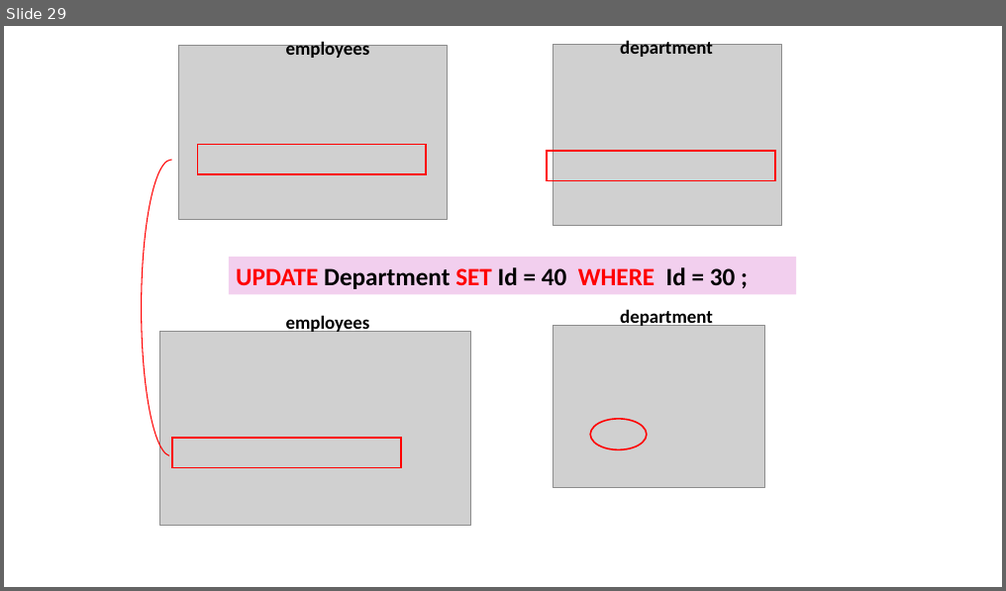
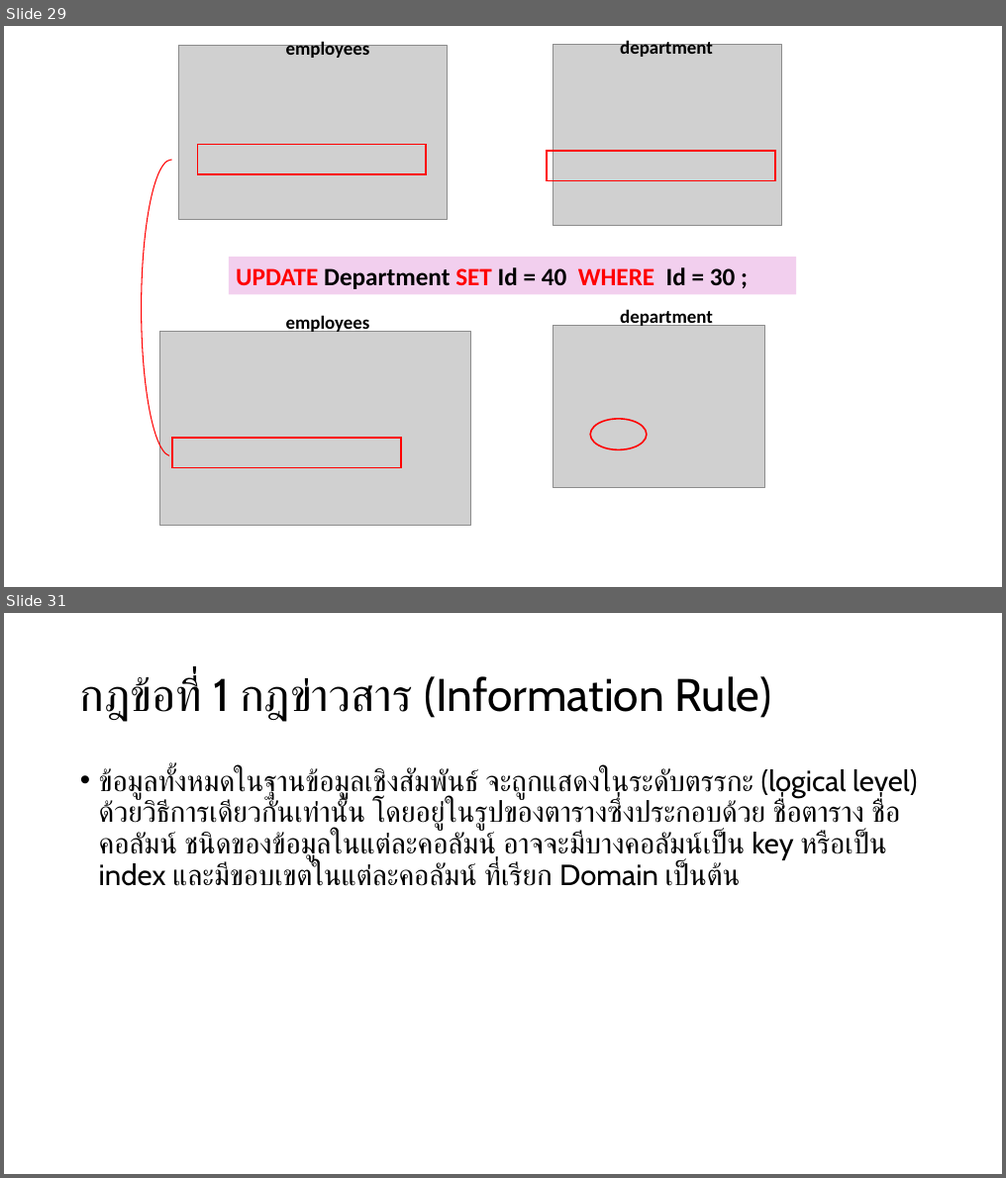
Before and after one commit to luckkrit/cos3103, a slide deck: public/pptx/db_constraint_codd_rule.pptx. Shown one above the other, each under a label of ours: slide 29 before the commit, slides 29 and 31 after it; the slides between them are not shown. The pictures are 1006x591 and 1006x1178 pixels, drawn with LibreOffice and Linux fonts; fonts in the diff are those of the drawing; grey boxes stand for pictures. Boxes give left, top, right and bottom in pixels: in the first picture for what was removed or moved away, otherwise in the second. Text is boxed around its words. In the diff, an @@ line names an element or a change of style, - is before the commit and + after.

```diff
--- a/public/pptx/db_constraint_codd_rule.pptx
+++ b/public/pptx/db_constraint_codd_rule.pptx
@@ slide 31 added at bbox=[4, 613, 1002, 1174], background #FFFFFF @@
@@ title added at bbox=[80, 675, 772, 722], 44 pt, text #000000 @@
+กฎข้อที่ 1 กฎข่าวสาร (Information Rule)
@@ text added at bbox=[99, 768, 918, 886], 28 pt, text #000000 @@
+• ข้อมูลทั้งหมดในฐานข้อมูลเชิงสัมพันธ์ จะถูกแสดงในระดับตรรกะ (logical level) ด้วยวิธีการเดียวกันเท่านั้น โดยอยู่ในรูปของตารางซึ่งประกอบด้วย ชื่อตาราง ชื่อคอลัมน์ ชนิดของข้อมูลในแต่ละคอลัมน์ อาจจะมีบางคอลัมน์เป็น key หรือเป็น index และมีขอบเขตในแต่ละคอลัมน์ ที่เรียก Domain เป็นต้น
```
Also in this commit, not shown: 13 slides changed, 12 other slides added.
